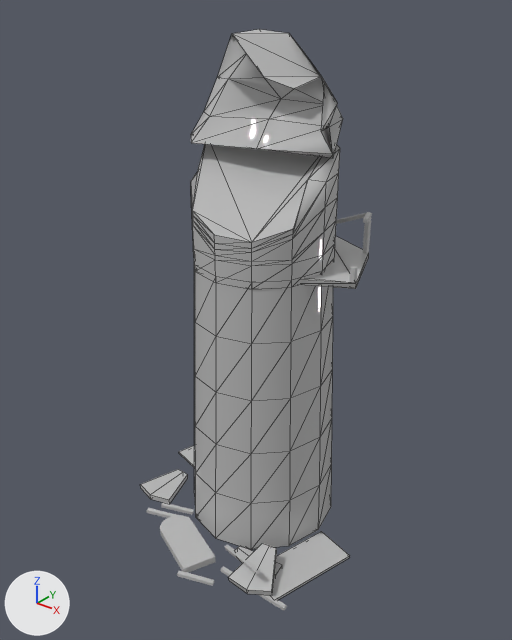
Two versions of the FBX model GameTemplate/Game/Assets/modelData/tower2/breaktower.fbx, one commit apart.
Rendered twice from a 50 mm lens placed at (67.5, -86.3, 92.0), pointed at (0.9, -3.0, 40.4). Every picture has the same lights, and +X, +Y and +Z are marked at lower left. Mesh edges are drawn as thin lines on the coarser meshes. Where no turn or scale is listed for an object, it has been applied to the vertices.
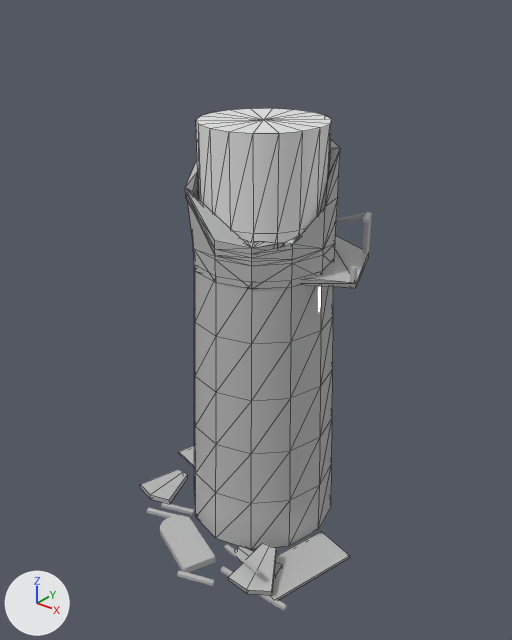
Scene script edits in JSON lines:
```json
{"block": "me_mesh_001", "where": "# used by ob_cylinder001; location = (0.0, 0.0, 49.7)"}
{"op": "remove", "block": "me_mesh_001", "code": "me_mesh_001.from_pydata(...)  # 72 vertices, 140 faces; spans x -11.7..11.7, y -11.7..11.7, z 0.0..18.9"}
{"op": "remove", "block": "me_mesh_001", "code": "me_mesh_001.materials.append(mat_04___default)  # grey #bcbcbc"}
{"op": "add", "block": "me_mesh_001", "code": "me_mesh_001.from_pydata(...)  # 137 vertices, 274 faces; spans x -11.7..11.7, y -11.7..11.7, z 0.0..18.9"}
{"block": "me_mesh_001", "change": "me_mesh_001 part 1"}
{"block": "me_mesh_001", "change": "18 vertices are removed from x -5.8..11.7, y -11.7..0.0, z 3.8..15.2"}
{"block": "me_mesh_001", "change": "127 faces are deleted"}
{"block": "me_mesh_001", "change": "1 vertex moves within x 11.7, y 0.0, z 11.4"}
{"block": "me_mesh_001", "change": "78 vertices are added at x -10.2..11.7, y -11.7..10.1, z 0.0..18.9"}
{"block": "me_mesh_001", "change": "5 new vertices lie (0.0, 0.0, 8.3) away from vertices in x -10.2..5.2, y -8.9..8.9, z 0.0"}
{"block": "me_mesh_001", "change": "261 new faces join them"}
{"block": "me_mesh_001", "change": "me_mesh_001 part 2: the surface is now shaded flat"}
{"op": "add", "block": "me_mesh_001", "code": "me_mesh_001.materials.append(mat_05___default)  # grey #bcbcbc"}
{"op": "add", "block": "me_mesh_022_1", "code": ["me_mesh_022_1 = bpy.data.meshes.new('Mesh.022')", "me_mesh_022_1.from_pydata(...)  # 110 vertices, 216 faces; spans x -10.2..10.2, y -10.1..10.1, z 0.0..72.5"]}
{"op": "remove", "block": "ob_cone002", "code": ["ob_cone002 = bpy.data.objects.new('Cone002', me_mesh_002)", "ob_cone002.location = (0.0, 0.0, 68.4)"]}
{"op": "add", "block": "ob_cylinder003", "code": ["ob_cylinder003 = bpy.data.objects.new('Cylinder003', me_mesh_022_1)", "ob_cylinder003.location = (0.0, 0.0, 0.0)"]}
```

Boxes (x1, y1, x2, y2) around the edits, measured in the pictures (512 x 640 px):
```json
{"object": "Cylinder001", "change": "reshaped", "before": [191, 144, 340, 289], "after": [185, 140, 340, 289]}
{"object": "Cylinder003", "change": "added", "after": [196, 108, 332, 243]}
{"object": "Cone002", "change": "deleted", "before": [191, 29, 343, 158]}
{"part": 1, "of": "me_mesh_001", "change": "built on", "before": [191, 144, 340, 289], "after": [185, 140, 340, 289]}
```
